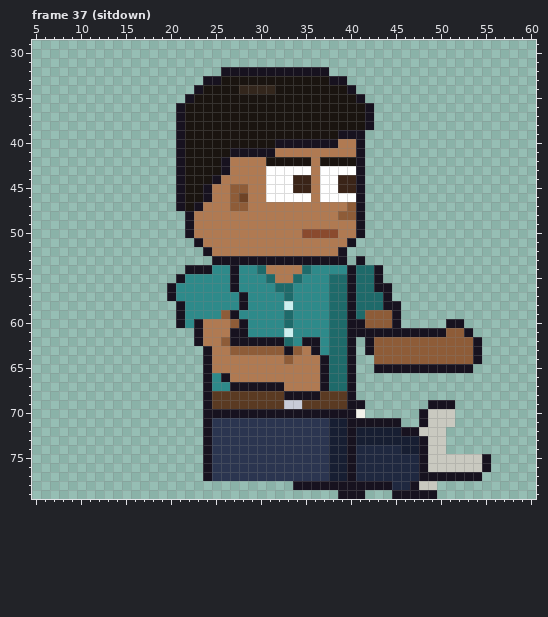
A pixel-art file gets an edit: sprites/expo/expo_vendh_right_anim.aseprite. Above is the file before it was changed.
64x80 pixels, 129 frames. Shown: frame 37 (sitdown): x 5..60, y 29..79. The commit also changed other frames, which this record leaves out.
Now the later version:
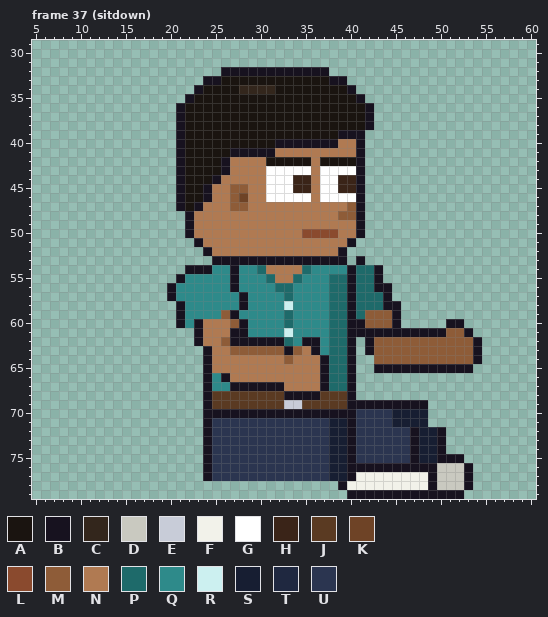
Palette (. is transparent): A #1a1410  B #17121f  C #33261c  D #c9c9c0  E #c8ccd8  F #f2f2ea  G #ffffff  H #3a2418  J #5a3a22  K #6e4326  L #8a4a2e  M #8e5c38  N #b07a52  P #1e6a6a  Q #2e8a8a  R #ccf0f0  S #171e32  T #1f2840  U #2b3550
The exact change:
--- frame 37 (sitdown), layers "Pants", "Shoes"
@@ x 32..57 @@
 68 JBBBBJJJB.................
-69 JEEJJJJJBB.......BBB......
-70 BBBBBBBBBF......BDDD......
-71 UUUUUUSSBBBBBB..BDDD......
-72 UUUUUUSSBSSSSSBBDDD.......
-73 UUUUUUSSBSSSSSSSBDD.......
-74 UUUUUUSSBTTTTTSSBDD.......
-75 UUUUUUSSBTTTTTTTBDDDDDDB..
-76 UUUUUUSSBTTTTTTTBDDDDDDB..
-77 UUUUUUSSBTTTTTTTBBBBBBB...
-78 ..BBBBBBBBBBBTTBDD........
-79 .......BBB...BBBBB........
+69 JEEJJJJJBBBBBBBBB.........
+70 BBBBBBBBBUUUUSSSS.........
+71 UUUUUUSSBUUUUSSSS.........
+72 UUUUUUSSBUUUUUUBSSB.......
+73 UUUUUUSSBUUUUUUBSSB.......
+74 UUUUUUSSBUUUUUUBSSB.......
+75 UUUUUUSSBUUUUUUBSSBBB.....
+76 UUUUUUSSBBBBBBBBBBDDDB....
+77 UUUUUUSSBFFFFFFFFBDDDB....
+78 .......BFFFFFFFFFBDDDB....
+79 ........BBBBBBBBBBBBB.....
Pixel boxes of the changes (left, top, right, bottom) in both pictures:
changed: (293, 400, 491, 499)
